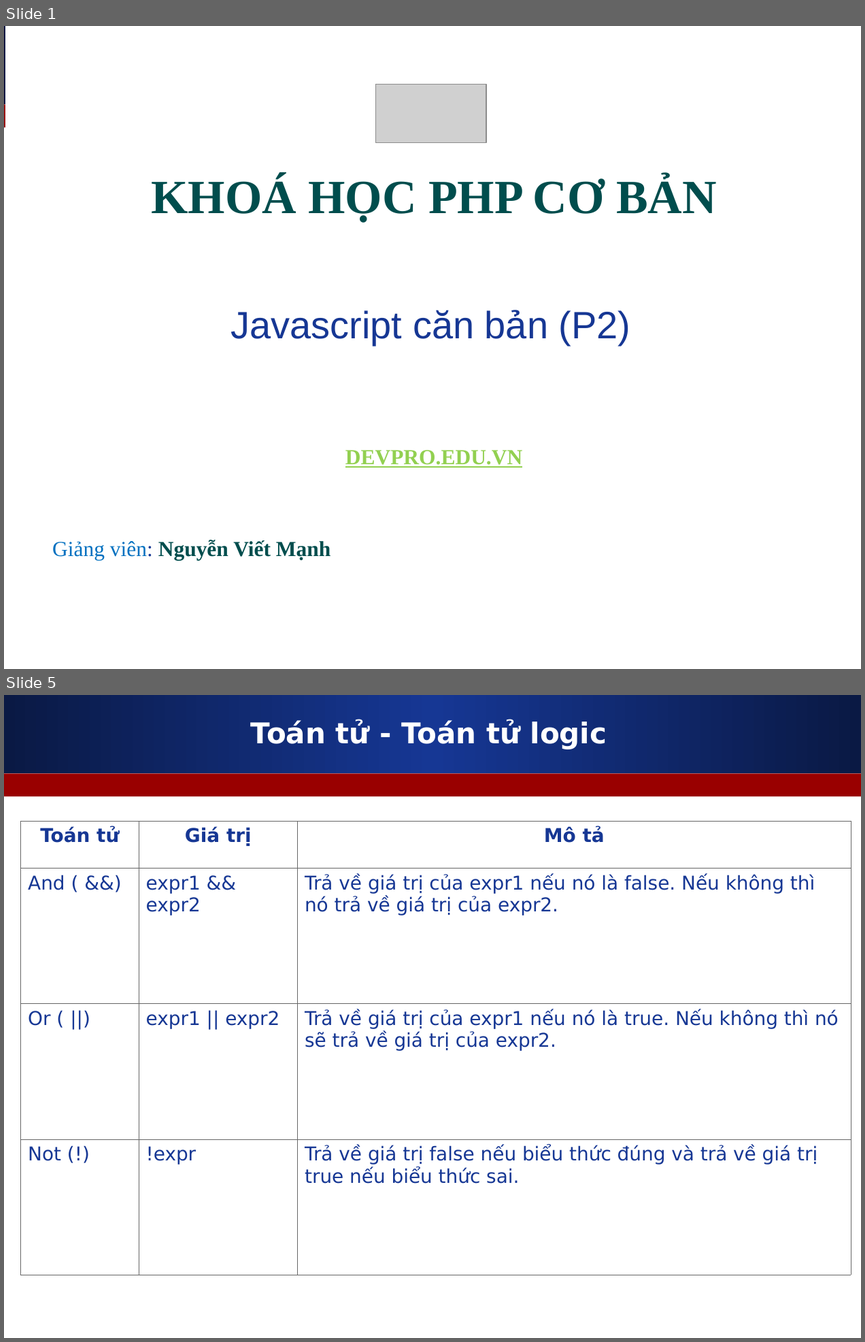
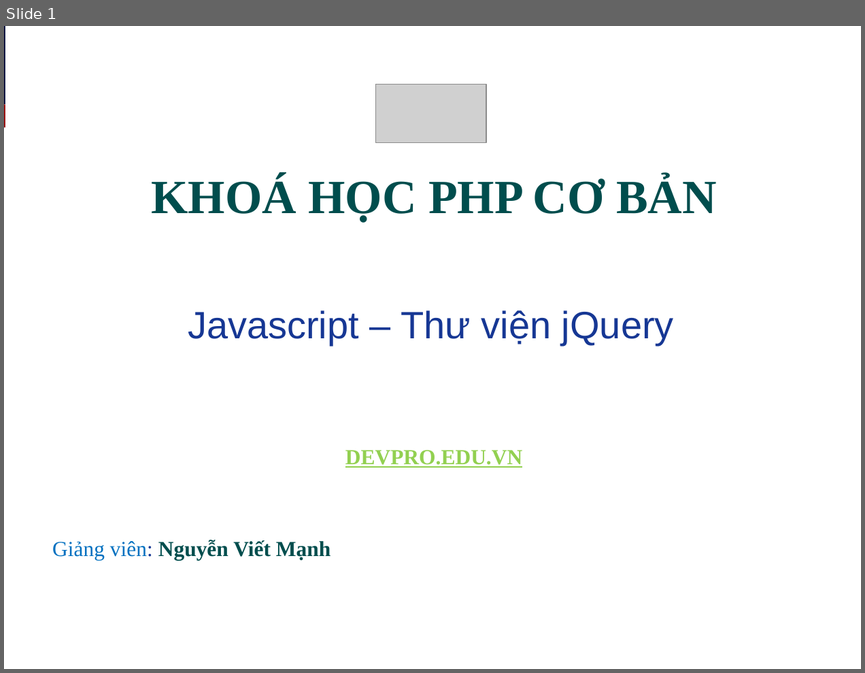
Before and after one commit to melng124/php39_devpro, a slide deck: Day8_Javascript_jQuery/Slide_bai_giang/Javascript_jQuery.ppt. Shown one above the other, each under a label of ours: slides 1 and 5 before the commit, slide 1 after it; the slides between them are not shown. The pictures are 865x1342 and 865x673 pixels, drawn with LibreOffice and Linux fonts; fonts in the diff are those of the drawing; grey boxes stand for pictures. Boxes give left, top, right and bottom in pixels: in the first picture for what was removed or moved away, otherwise in the second. Text is boxed around its words. In the diff, an @@ line names an element or a change of style, - is before the commit and + after.

```diff
--- a/Day8_Javascript_jQuery/Slide_bai_giang/Javascript_jQuery.ppt
+++ b/Day8_Javascript_jQuery/Slide_bai_giang/Javascript_jQuery.ppt
@@ slide 5 removed at box(4, 695, 861, 1338), background #FFFFFF; not listed: 2 template elements that a slide beside it also shows @@
@@ title removed at box(251, 720, 607, 749) @@
-Toán tử - Toán tử logic
@@ table removed at box(21, 821, 851, 1275), 4 rows, 3 columns @@
-Toán tử | Giá trị | Mô tả
-And ( &&) | expr1 && expr2 | Trả về giá trị của expr1 nếu nó là false. Nếu không thì nó trả về giá trị của expr2.
-Or ( ||) | expr1 || expr2 | Trả về giá trị của expr1 nếu nó là true. Nếu không thì nó sẽ trả về giá trị của expr2.
-Not (!) | !expr | Trả về giá trị false nếu biểu thức đúng và trả về giá trị true nếu biểu thức sai.
@@ slide 1 changed as well @@
@@ text at box(188, 310, 674, 346): text changed @@
-Javascript căn bản (P2)
+Javascript – Thư viện jQuery
```
Also in this commit, not shown: 13 slides added, 13 other slides removed, 1 other file.
